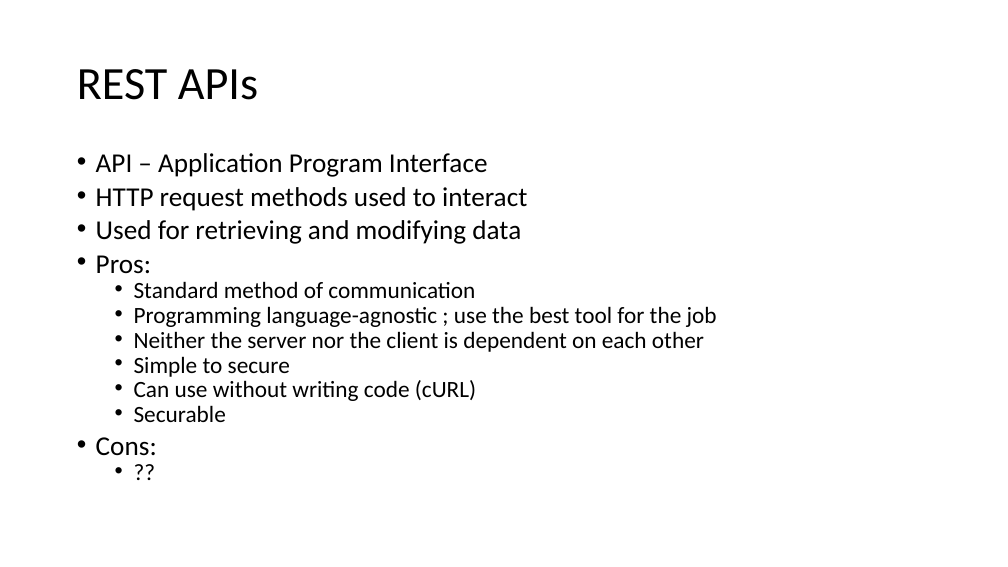
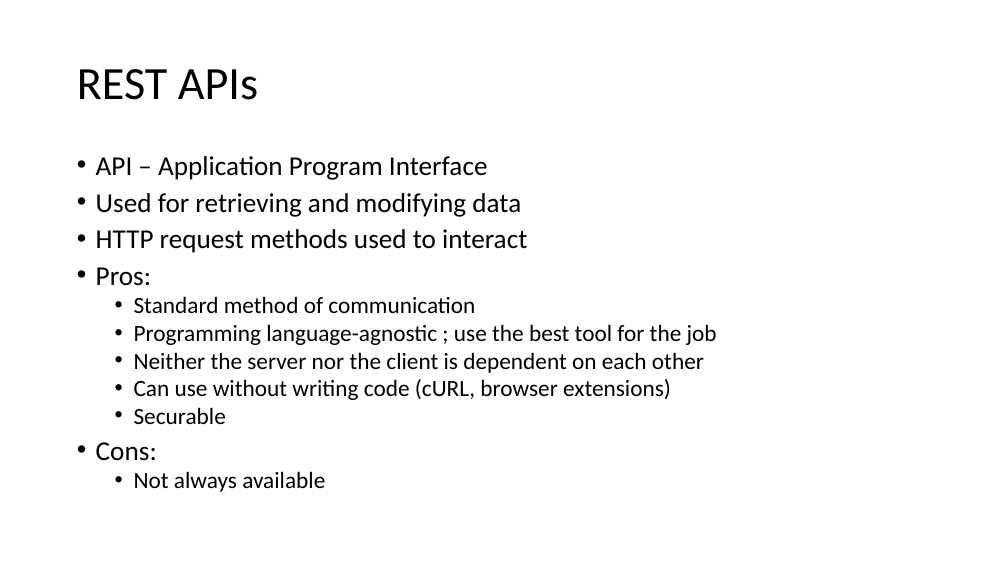
Before and after one commit to jasonroman/sloan-2018, a slide deck: slide 6 of presentation/rest-api-json-graphing.pptx (slide 4 before the commit). Drawn at 1008x567 pixels with LibreOffice and Linux fonts; fonts in the diff are those of the drawing. Boxes give left, top, right and bottom in pixels: in the first picture for what was removed or moved away, otherwise in the second. Text is boxed around its words. In the diff, an @@ line names an element or a change of style, - is before the commit and + after.

```diff
--- a/presentation/rest-api-json-graphing.pptx
+++ b/presentation/rest-api-json-graphing.pptx
@@ text at bbox=[96, 156, 717, 461]: line spacing 0.7 to 0.8 @@
@@ text at bbox=[96, 193, 521, 217]: paragraph added @@
+• Used for retrieving and modifying data
@@ text at bbox=[96, 220, 521, 244]: paragraph removed @@
-• Used for retrieving and modifying data
@@ text at bbox=[134, 379, 671, 400]: text changed @@
-  • Simple to secure
-  • Can use without writing code (cURL)
+  • Can use without writing code (cURL, browser extensions)
@@ text at bbox=[134, 471, 325, 492]: text changed @@
-  • ??
+  • Not always available
```
Also in this commit, not shown: 5 other slides changed, 2 slides added, 5 other files.
